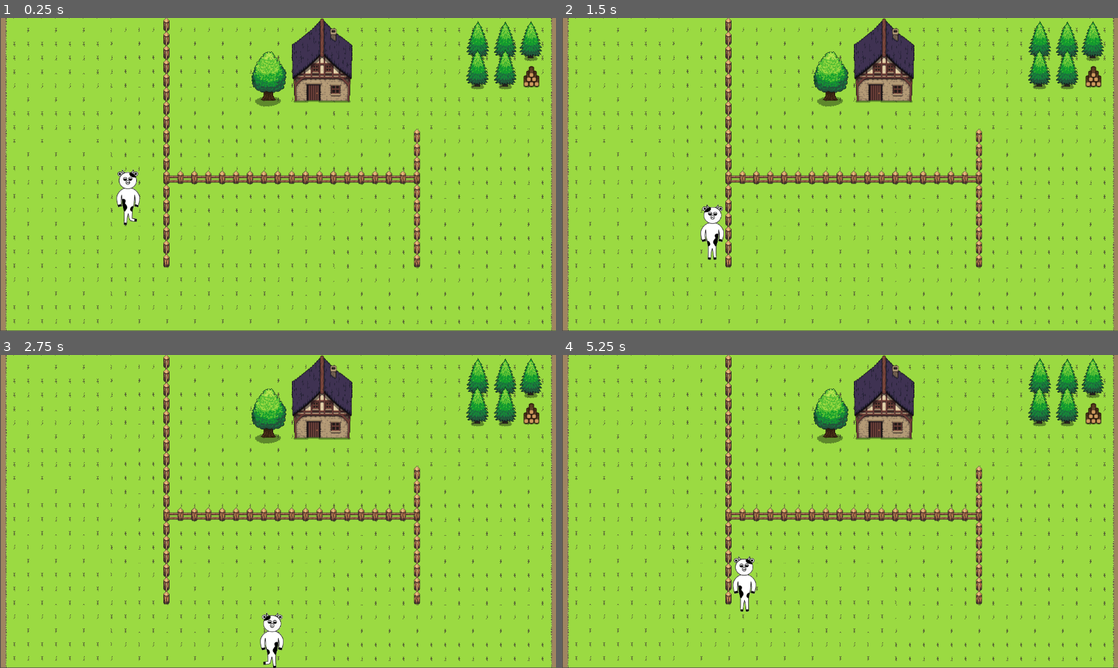
Above: before the commit, frames 1-4 (two rows, left to right).
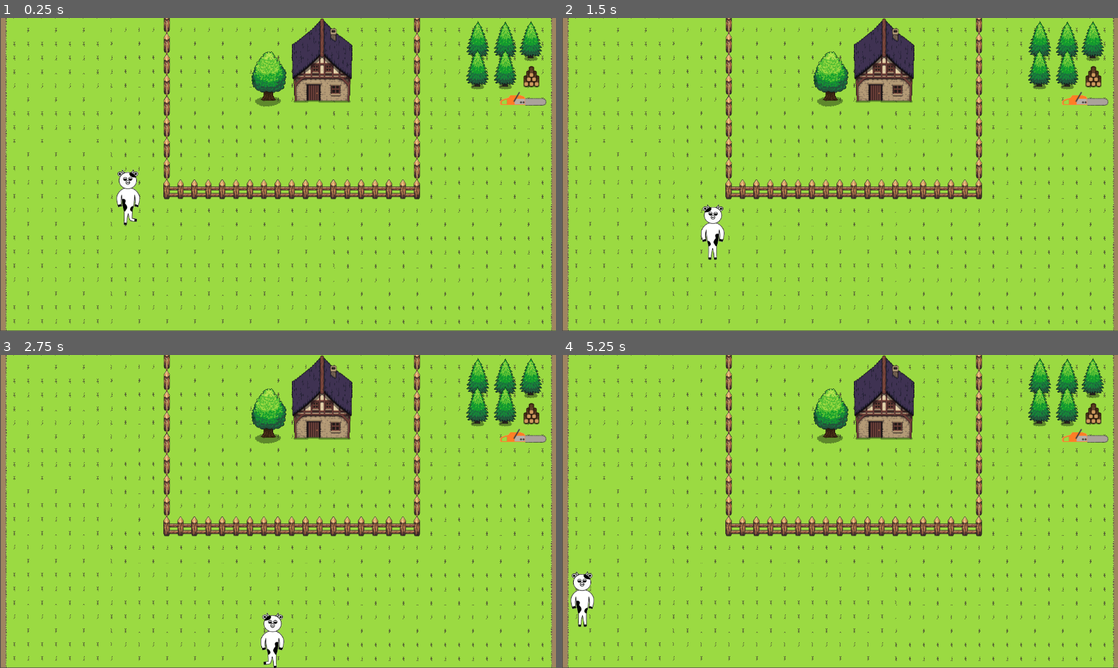
Above: after the commit, the same moments.

Repository: brettacarr/moocow-game-experiment
Game: Godot game, scene res://MooCowMain.tscn
The game is run twice, just before and just after one commit, with the same random seed, the same clock (stepped at 60 frames per second) and the same inputs.
Inputs:
- Up to frame 1 (0.25 s): no input
- Up to frame 2 (1.5 s): tap Enter (ui_accept) at 0.5, 0.6, 0.77, 1.07, 1.25, 1.35 s; hold Right (ui_right) 0.53-1.28 s; hold Down (ui_down) from 1.28 s (still down)
- Up to frame 3 (2.75 s): tap Enter (ui_accept) at 1.52, 1.82, 2.1 s; release Down (ui_down) at 2.03 s; hold Right (ui_right) from 2.03 s (still down)
- Up to frame 4 (5.25 s): release Right (ui_right) at 2.78 s; hold Up (ui_up) 2.78-3.53 s; tap Enter (ui_accept) at 2.85, 3.02, 3.32, 3.6, 3.77, 4.07, 4.35, 4.52, 4.82, 5.1 s; hold Left (ui_left) 3.53-5.03 s; hold Down (ui_down) from 5.03 s (still down)

The runs differ from the first frame. In frame 1, 4.8% of the frame differs, in the area x 29-99%, y 0-80%; in frame 2, 5.0%; in frame 3, 5.0%; in frame 4, 5.8%, in the area x 1-99%, y 0-87%.

Commit message:
Added chainsaw and collection code. Can chainsaw fence when you have chainsaw and are nearby

Diff:
--- a/FenceHorizontal.tscn
+++ b/FenceHorizontal.tscn
@@ -3,17 +3,17 @@
 [ext_resource path="res://art/fence-horizontal.png" type="Texture" id=1]
 
 [sub_resource type="RectangleShape2D" id=1]
-extents = Vector2( 38, 14.5 )
+extents = Vector2( 38, 22 )
 
 [node name="Fence-horizontal" type="RigidBody2D"]
 position = Vector2( 501, 382 )
 mode = 1
 
-[node name="CollisionShape2D" type="CollisionShape2D" parent="."]
-position = Vector2( 0, -0.5 )
-shape = SubResource( 1 )
-
-[node name="Fence-horizontal" type="Sprite" parent="CollisionShape2D"]
+[node name="Fence-horizontal" type="Sprite" parent="."]
 position = Vector2( 1, 0.5 )
+scale = Vector2( 1, 1.5 )
 z_index = 1
 texture = ExtResource( 1 )
+
+[node name="CollisionShape2D" type="CollisionShape2D" parent="."]
+shape = SubResource( 1 )
--- a/FenceVertical.tscn
+++ b/FenceVertical.tscn
@@ -3,7 +3,7 @@
 [ext_resource path="res://art/fence-vertical.png" type="Texture" id=1]
 
 [sub_resource type="RectangleShape2D" id=1]
-extents = Vector2( 7, 46 )
+extents = Vector2( 7, 69 )
 
 [node name="Fence-vertical" type="RigidBody2D"]
 position = Vector2( 1192, 311 )
@@ -14,4 +14,5 @@
 
 [node name="Fence-vertical" type="Sprite" parent="."]
 position = Vector2( 0, 1 )
+scale = Vector2( 1, 1.5 )
 texture = ExtResource( 1 )
--- /dev/null
+++ b/Fences.gd
@@ -0,0 +1,21 @@
+extends Node2D
+
+
+# Declare member variables here. Examples:
+# var a = 2
+# var b = "text"
+
+
+# Called when the node enters the scene tree for the first time.
+func _ready():
+	pass # Replace with function body.
+
+
+# Called every frame. 'delta' is the elapsed time since the previous frame.
+#func _process(delta):
+#	pass
+
+
+
+func _on_CollisionShape2D2_tree_entered():
+	print("ads")
--- a/Fences.tscn
+++ b/Fences.tscn
@@ -1,144 +1,110 @@
-[gd_scene load_steps=3 format=2]
+[gd_scene load_steps=4 format=2]
 
 [ext_resource path="res://FenceHorizontal.tscn" type="PackedScene" id=1]
 [ext_resource path="res://FenceVertical.tscn" type="PackedScene" id=2]
+[ext_resource path="res://Fences.gd" type="Script" id=3]
 
 [node name="Fences" type="Node2D"]
+script = ExtResource( 3 )
 
-[node name="Fence-horizontal" parent="." instance=ExtResource( 1 )]
-position = Vector2( 415, 367 )
+[node name="Fence-horizontal2" parent="." instance=ExtResource( 1 )]
+position = Vector2( 415, 394 )
 __meta__ = {
 "_edit_group_": true
 }
 
-[node name="Fence-horizontal2" parent="." instance=ExtResource( 1 )]
-position = Vector2( 479, 367 )
+[node name="Fence-horizontal" parent="." instance=ExtResource( 1 )]
+position = Vector2( 479, 394 )
 __meta__ = {
 "_edit_group_": true
 }
 
 [node name="Fence-horizontal3" parent="." instance=ExtResource( 1 )]
-position = Vector2( 543, 367 )
+position = Vector2( 543, 394 )
 __meta__ = {
 "_edit_group_": true
 }
 
 [node name="Fence-horizontal4" parent="." instance=ExtResource( 1 )]
-position = Vector2( 607, 367 )
+position = Vector2( 607, 394 )
 __meta__ = {
 "_edit_group_": true
 }
 
 [node name="Fence-horizontal5" parent="." instance=ExtResource( 1 )]
-position = Vector2( 671, 367 )
+position = Vector2( 671, 394 )
 __meta__ = {
 "_edit_group_": true
 }
 
 [node name="Fence-horizontal6" parent="." instance=ExtResource( 1 )]
-position = Vector2( 735, 367 )
+position = Vector2( 735, 394 )
 __meta__ = {
 "_edit_group_": true
 }
 
 [node name="Fence-horizontal7" parent="." instance=ExtResource( 1 )]
-position = Vector2( 799, 367 )
+position = Vector2( 799, 394 )
 __meta__ = {
 "_edit_group_": true
 }
 
 [node name="Fence-horizontal8" parent="." instance=ExtResource( 1 )]
-position = Vector2( 863, 367 )
+position = Vector2( 863, 394 )
 __meta__ = {
 "_edit_group_": true
 }
 
 [node name="Fence-horizontal9" parent="." instance=ExtResource( 1 )]
-position = Vector2( 927, 367 )
+position = Vector2( 927, 394 )
+__meta__ = {
+"_edit_group_": true
+}
+
+[node name="Fence-vertical13" parent="." instance=ExtResource( 2 )]
+position = Vector2( 960, 58 )
+__meta__ = {
+"_edit_group_": true
+}
+
+[node name="Fence-vertical11" parent="." instance=ExtResource( 2 )]
+position = Vector2( 960, 154 )
+__meta__ = {
+"_edit_group_": true
+}
+
+[node name="Fence-vertical12" parent="." instance=ExtResource( 2 )]
+position = Vector2( 960, 250 )
 __meta__ = {
 "_edit_group_": true
 }
 
 [node name="Fence-vertical10" parent="." instance=ExtResource( 2 )]
-position = Vector2( 960, 302 )
-__meta__ = {
-"_edit_group_": true
-}
-
-[node name="Fence-vertical11" parent="." instance=ExtResource( 2 )]
-position = Vector2( 960, 366 )
-__meta__ = {
-"_edit_group_": true
-}
-
-[node name="Fence-vertical12" parent="." instance=ExtResource( 2 )]
-position = Vector2( 960, 430 )
-__meta__ = {
-"_edit_group_": true
-}
-
-[node name="Fence-vertical13" parent="." instance=ExtResource( 2 )]
-position = Vector2( 960, 494 )
-__meta__ = {
-"_edit_group_": true
-}
-
-[node name="Fence-vertical14" parent="." instance=ExtResource( 2 )]
-position = Vector2( 960, 526 )
+position = Vector2( 960, 346 )
 __meta__ = {
 "_edit_group_": true
 }
 
 [node name="Fence-vertical16" parent="." instance=ExtResource( 2 )]
-position = Vector2( 383, 46 )
+position = Vector2( 384, 57 )
 __meta__ = {
 "_edit_group_": true
 }
 
 [node name="Fence-vertical17" parent="." instance=ExtResource( 2 )]
-position = Vector2( 383, 110 )
+position = Vector2( 384, 153 )
 __meta__ = {
 "_edit_group_": true
 }
 
 [node name="Fence-vertical18" parent="." instance=ExtResource( 2 )]
-position = Vector2( 383, 174 )
-__meta__ = {
-"_edit_group_": true
-}
-
-[node name="Fence-vertical19" parent="." instance=ExtResource( 2 )]
-position = Vector2( 383, 238 )
-__meta__ = {
-"_edit_group_": true
-}
-
-[node name="Fence-vertical25" parent="." instance=ExtResource( 2 )]
-position = Vector2( 383, 270 )
+position = Vector2( 384, 250 )
 __meta__ = {
 "_edit_group_": true
 }
 
 [node name="Fence-vertical26" parent="." instance=ExtResource( 2 )]
-position = Vector2( 383, 334 )
+position = Vector2( 384, 346 )
 __meta__ = {
 "_edit_group_": true
 }
-
-[node name="Fence-vertical20" parent="." instance=ExtResource( 2 )]
-position = Vector2( 383, 398 )
-__meta__ = {
-"_edit_group_": true
-}
-
-[node name="Fence-vertical21" parent="." instance=ExtResource( 2 )]
-position = Vector2( 383, 462 )
-__meta__ = {
-"_edit_group_": true
-}
-
-[node name="Fence-vertical22" parent="." instance=ExtResource( 2 )]
-position = Vector2( 383, 526 )
-__meta__ = {
-"_edit_group_": true
-}
--- a/MooCow.gd
+++ b/MooCow.gd
@@ -1,9 +1,11 @@
 extends KinematicBody2D
 
+signal hitFence
 
 export var speed = 400
 var screen_size
 var velocity = Vector2()
+var hasChainSaw = false
 
 # Called when the node enters the scene tree for the first time.
 func _ready():
@@ -23,6 +25,7 @@
 		velocity.y -= 1
 	velocity = velocity.normalized() * speed
 
+
 func _physics_process(delta):
 	get_input()
 
@@ -41,5 +44,17 @@
 #	position += velocity * delta
 	position.x = clamp(position.x, 32, screen_size.x-32)
 	position.y = clamp(position.y, 64, screen_size.y-64)
-#	move_and_collide(velocity * delta)
+
 	move_and_slide(velocity)
+	for i in get_slide_count():
+			var collision = get_slide_collision(i)
+			var collider = collision.collider as RigidBody2D
+			if (collider.name == "Chainsaw"):
+				hasChainSaw = true
+				if collider != null:
+					collider.get_parent().remove_child(collider)
+			if ("Fence" in collider.name &&
+				Input.is_action_just_pressed("ui_accept") &&
+				hasChainSaw):
+				if collider != null:
+					collider.get_parent().remove_child(collider)
--- a/MooCowMain.tscn
+++ b/MooCowMain.tscn
@@ -7,6 +7,7 @@
 [ext_resource path="res://art/tree-large-1.png" type="Texture" id=5]
 [ext_resource path="res://art/pine-tree-large.png" type="Texture" id=6]
 [ext_resource path="res://art/wood-pile-1.png" type="Texture" id=7]
+[ext_resource path="res://art/chainsaw_32.png" type="Texture" id=8]
 
 [sub_resource type="RectangleShape2D" id=1]
 extents = Vector2( 86.5, 63.5 )
@@ -14,6 +15,9 @@
 [sub_resource type="CapsuleShape2D" id=2]
 radius = 37.0
 height = 6.0
+
+[sub_resource type="RectangleShape2D" id=3]
+extents = Vector2( 54.25, 16.25 )
 
 [node name="MooCowMain" type="Node2D"]
 z_index = -1
@@ -70,3 +74,14 @@
 [node name="CollisionShape2D" type="CollisionShape2D" parent="TreeRoundConical"]
 position = Vector2( 619, 119 )
 shape = SubResource( 2 )
+
+[node name="Chainsaw" type="RigidBody2D" parent="."]
+mode = 1
+
+[node name="CollisionShape2D" type="CollisionShape2D" parent="Chainsaw"]
+position = Vector2( 1204.75, 186.75 )
+shape = SubResource( 3 )
+
+[node name="Chainsaw32" type="Sprite" parent="Chainsaw"]
+position = Vector2( 1205, 186 )
+texture = ExtResource( 8 )
--- a/project.godot
+++ b/project.godot
@@ -27,6 +27,34 @@
 
 [input]
 
+ui_left={
+"deadzone": 0.5,
+"events": [ Object(InputEventKey,"resource_local_to_scene":false,"resource_name":"","device":0,"alt":false,"shift":false,"control":false,"meta":false,"command":false,"pressed":false,"scancode":16777231,"physical_scancode":0,"unicode":0,"echo":false,"script":null)
+, Object(InputEventJoypadButton,"resource_local_to_scene":false,"resource_name":"","device":0,"button_index":14,"pressure":0.0,"pressed":false,"script":null)
+, Object(InputEventKey,"resource_local_to_scene":false,"resource_name":"","device":0,"alt":false,"shift":false,"control":false,"meta":false,"command":false,"pressed":false,"scancode":65,"physical_scancode":0,"unicode":0,"echo":false,"script":null)
+ ]
+}
+ui_right={
+"deadzone": 0.5,
+"events": [ Object(InputEventKey,"resource_local_to_scene":false,"resource_name":"","device":0,"alt":false,"shift":false,"control":false,"meta":false,"command":false,"pressed":false,"scancode":16777233,"physical_scancode":0,"unicode":0,"echo":false,"script":null)
+, Object(InputEventJoypadButton,"resource_local_to_scene":false,"resource_name":"","device":0,"button_index":15,"pressure":0.0,"pressed":false,"script":null)
+, Object(InputEventKey,"resource_local_to_scene":false,"resource_name":"","device":0,"alt":false,"shift":false,"control":false,"meta":false,"command":false,"pressed":false,"scancode":68,"physical_scancode":0,"unicode":0,"echo":false,"script":null)
+ ]
+}
+ui_up={
+"deadzone": 0.5,
+"events": [ Object(InputEventKey,"resource_local_to_scene":false,"resource_name":"","device":0,"alt":false,"shift":false,"control":false,"meta":false,"command":false,"pressed":false,"scancode":16777232,"physical_scancode":0,"unicode":0,"echo":false,"script":null)
+, Object(InputEventJoypadButton,"resource_local_to_scene":false,"resource_name":"","device":0,"button_index":12,"pressure":0.0,"pressed":false,"script":null)
+, Object(InputEventKey,"resource_local_to_scene":false,"resource_name":"","device":0,"alt":false,"shift":false,"control":false,"meta":false,"command":false,"pressed":false,"scancode":87,"physical_scancode":0,"unicode":0,"echo":false,"script":null)
+ ]
+}
+ui_down={
+"deadzone": 0.5,
+"events": [ Object(InputEventKey,"resource_local_to_scene":false,"resource_name":"","device":0,"alt":false,"shift":false,"control":false,"meta":false,"command":false,"pressed":false,"scancode":16777234,"physical_scancode":0,"unicode":0,"echo":false,"script":null)
+, Object(InputEventJoypadButton,"resource_local_to_scene":false,"resource_name":"","device":0,"button_index":13,"pressure":0.0,"pressed":false,"script":null)
+, Object(InputEventKey,"resource_local_to_scene":false,"resource_name":"","device":0,"alt":false,"shift":false,"control":false,"meta":false,"command":false,"pressed":false,"scancode":83,"physical_scancode":0,"unicode":0,"echo":false,"script":null)
+ ]
+}
 move_right={
 "deadzone": 0.5,
 "events": [ Object(InputEventKey,"resource_local_to_scene":false,"resource_name":"","device":0,"alt":false,"shift":false,"control":false,"meta":false,"command":false,"pressed":false,"scancode":16777233,"physical_scancode":0,"unicode":0,"echo":false,"script":null)
Not shown: 1 places in MooCowMain.tscn that only renumber resources
Binary file added: art/chainsaw_32.png
Not shown, added: art/chainsaw_32.png.import
